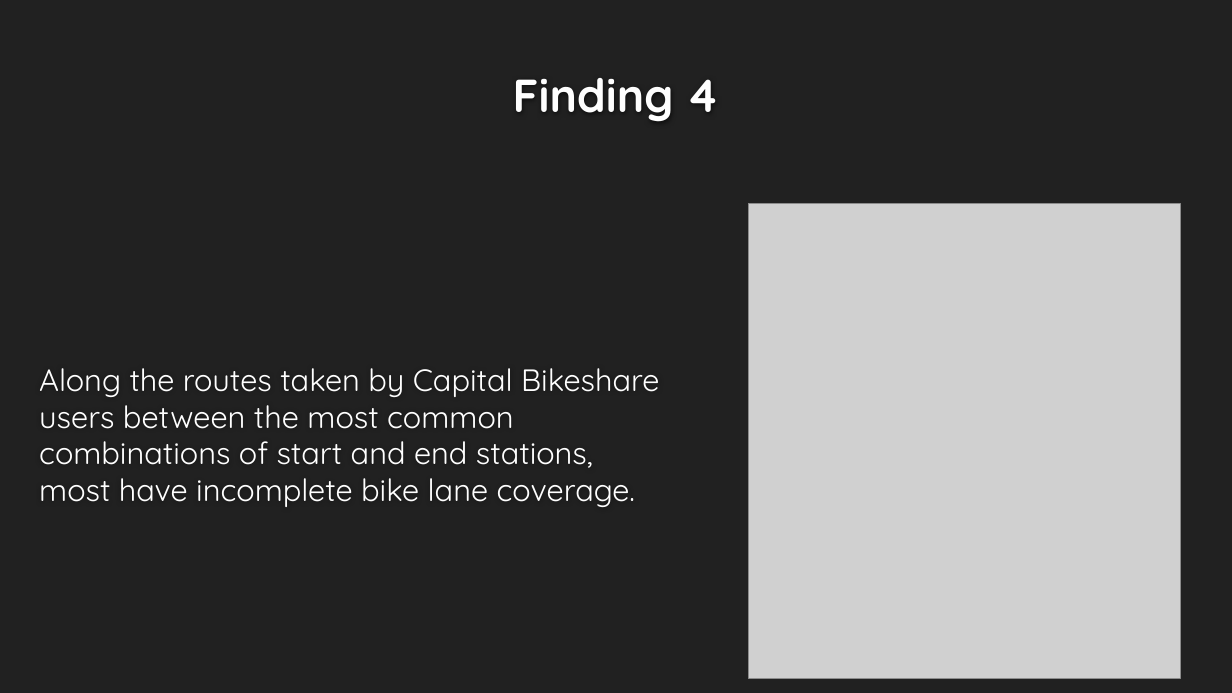
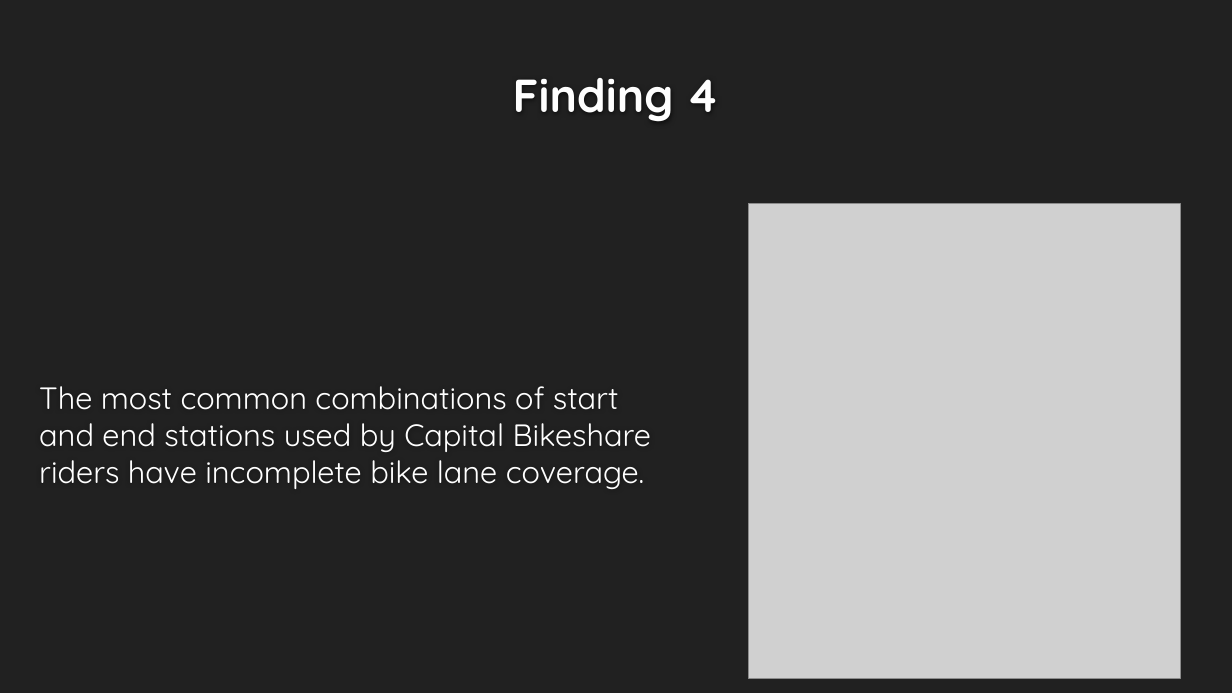
Before and after one commit to smussenden/bikeshare, a slide deck: slide 13 of deliverables/6-presentation.pptx. Drawn at 1232x693 pixels with LibreOffice and Linux fonts; fonts in the diff are those of the drawing; grey boxes stand for pictures; background and template pictures are left out. Boxes give left, top, right and bottom in pixels: in the first picture for what was removed or moved away, otherwise in the second. Text is boxed around its words. In the diff, an @@ line names an element or a change of style, - is before the commit and + after.

```diff
--- a/deliverables/6-presentation.pptx
+++ b/deliverables/6-presentation.pptx
@@ text at bbox=[39, 386, 651, 489]: text changed @@
-Along the routes taken by Capital Bikeshare users between the most common combinations of start and end stations, most have incomplete bike lane coverage.
+The most common combinations of start and end stations used by Capital Bikeshare riders have incomplete bike lane coverage.
```
Also in this commit, not shown: 4 other slides changed, 2 other files.
